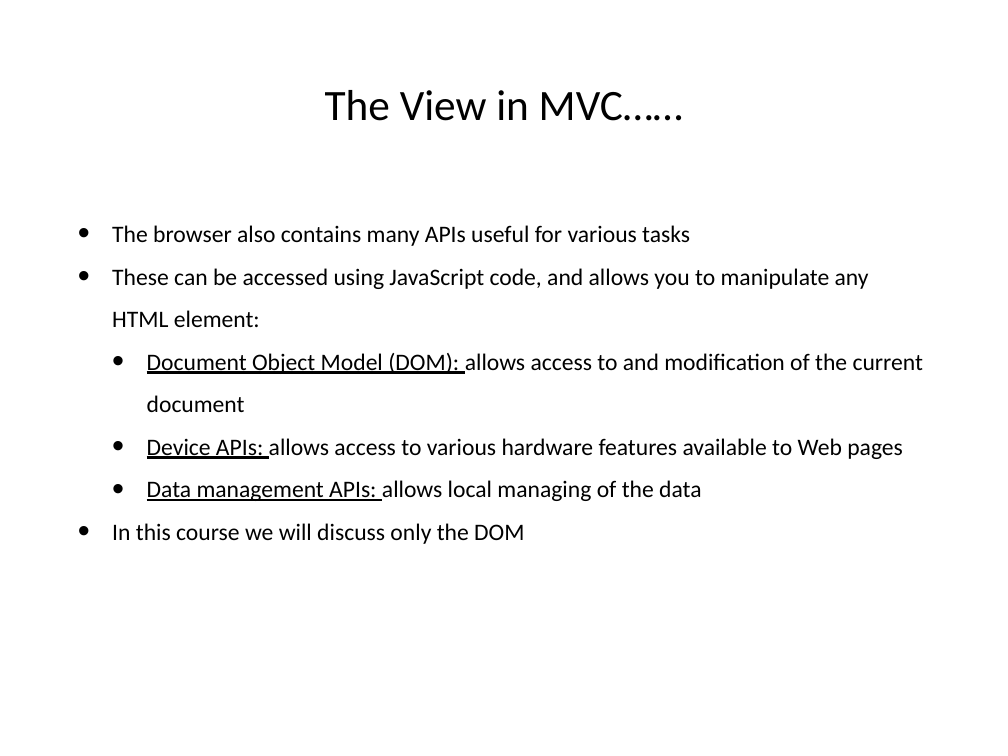
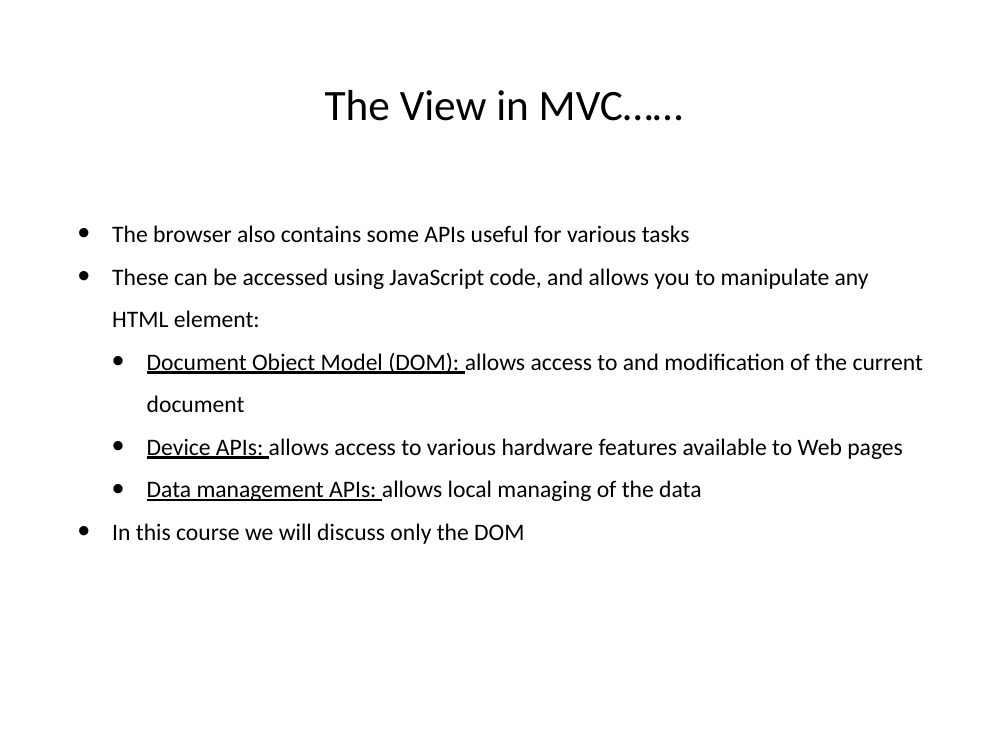
Before and after one commit to hogeschool/Development--Web, a slide deck: slide 12 of Lesson4/lesson4.pptx (slide 10 before the commit). Drawn at 1008x756 pixels with LibreOffice and Linux fonts; fonts in the diff are those of the drawing. Boxes give left, top, right and bottom in pixels: in the first picture for what was removed or moved away, otherwise in the second. Text is boxed around its words. In the diff, an @@ line names an element or a change of style, - is before the commit and + after.

```diff
--- a/Lesson4/lesson4.pptx
+++ b/Lesson4/lesson4.pptx
@@ text at (x1=112, y1=225, x2=690, y2=242): text changed @@
-• The browser also contains many APIs useful for various tasks
+• The browser also contains some APIs useful for various tasks
```
Also in this commit, not shown: 10 other slides changed, 2 slides added, 1 other file.
